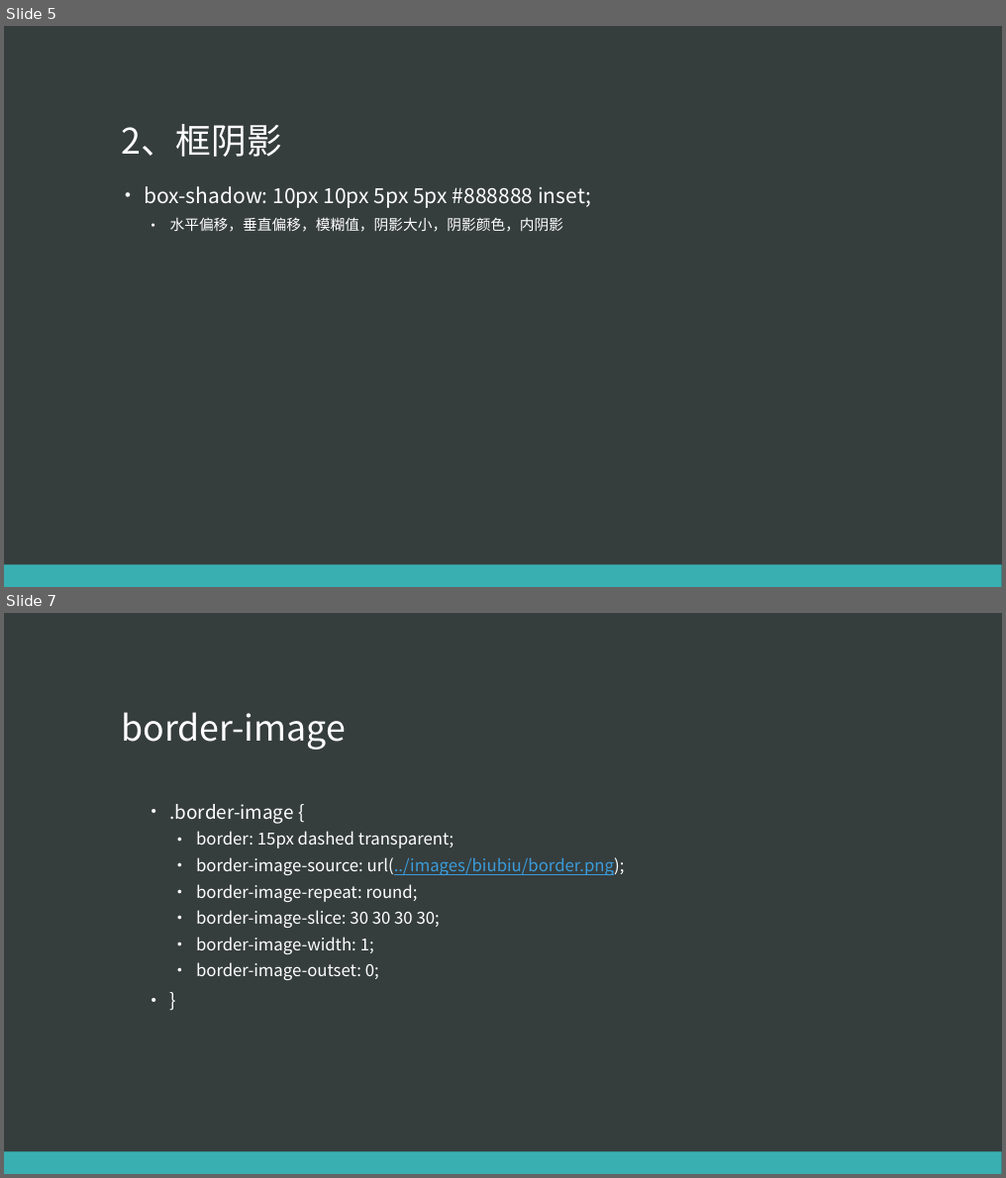
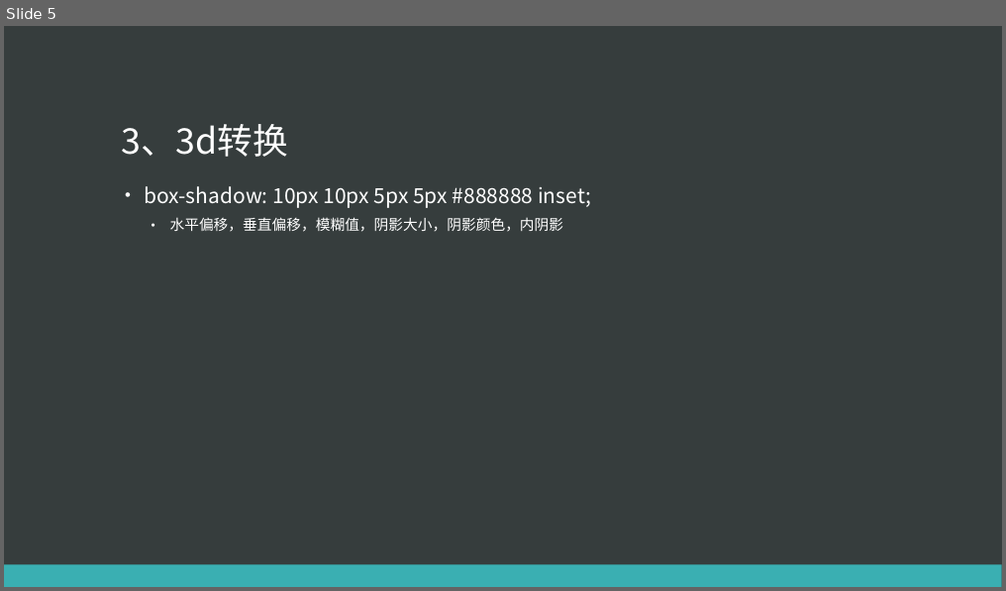
Before and after one commit to eventao/courseware, a slide deck: ppt/css3/css3-1.pptx. Shown one above the other, each under a label of ours: slides 5 and 7 before the commit, slide 5 after it; the slides between them are not shown. The pictures are 1006x1178 and 1006x591 pixels, drawn with LibreOffice and Linux fonts; fonts in the diff are those of the drawing. Boxes give left, top, right and bottom in pixels: in the first picture for what was removed or moved away, otherwise in the second. Text is boxed around its words. In the diff, an @@ line names an element or a change of style, - is before the commit and + after.

```diff
--- a/ppt/css3/css3-1.pptx
+++ b/ppt/css3/css3-1.pptx
@@ slide 7 removed at (4, 613, 1002, 1174), background #363D3D; not listed: 1 template element that a slide beside it also shows @@
@@ title removed at (121, 712, 345, 750) @@
-border-image
@@ text removed at (170, 804, 625, 980) @@
-  • .border-image {
-    • border: 15px dashed transparent;
-    • border-image-source: url(../images/biubiu/border.png);
-    • border-image-repeat: round;
-    • border-image-slice: 30 30 30 30;
-    • border-image-width: 1;
-    • border-image-outset: 0;
-  • }
@@ slide 5 changed as well @@
@@ title at (121, 124, 288, 157): text changed @@
-2、框阴影
+3、3d转换
```
Also in this commit, not shown: 5 other slides changed, 3 slides added, 3 other slides removed.
